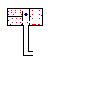
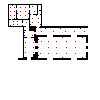
Two versions of the same layered image (100x100). Layer-by-layer changes:
removed layer "Camada 2" over [7, 8, 43, 56]
added layer "Layer 4" above "Layer 1" over [10, 5, 83, 58]
added layer "Layer 1" above "Layer 2" over [8, 4, 88, 60]
added layer "Layer 2" above "Plano de Fundo" over [8, 4, 88, 60]
